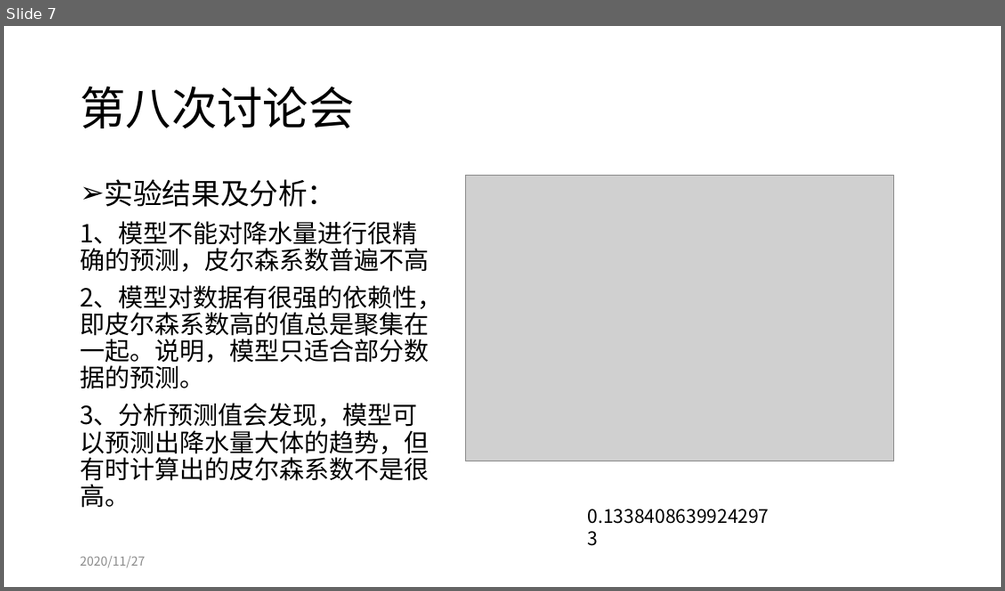
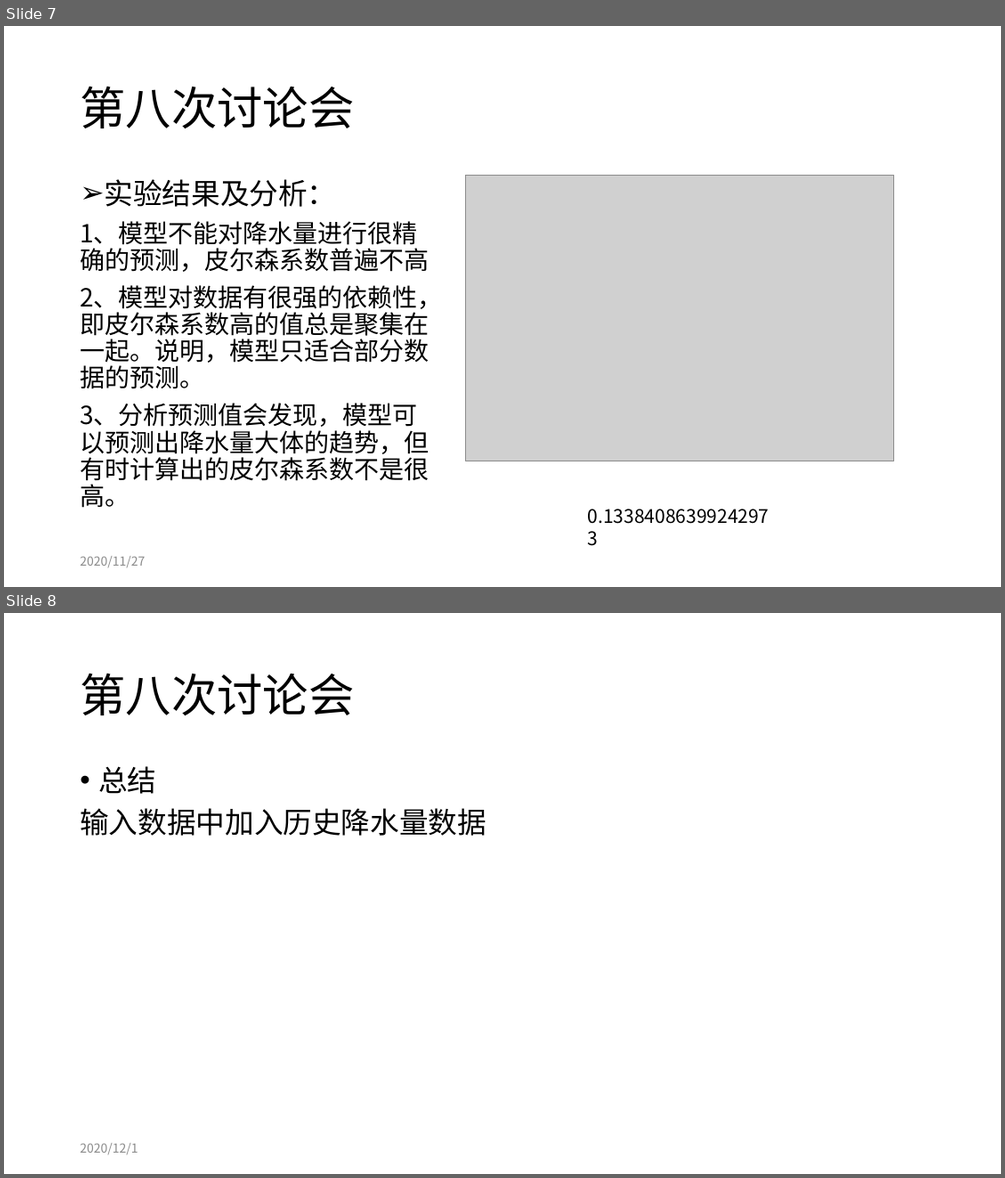
Before and after one commit to tureful/tureful.github.io, a slide deck: workshop_summary.pptx. Shown one above the other, each under a label of ours: slide 7 before the commit, slides 7 and 8 after it. The pictures are 1005x591 and 1005x1178 pixels, drawn with LibreOffice and Linux fonts; fonts in the diff are those of the drawing; grey boxes stand for pictures. Boxes give left, top, right and bottom in pixels: in the first picture for what was removed or moved away, otherwise in the second. Text is boxed around its words. In the diff, an @@ line names an element or a change of style, - is before the commit and + after.

```diff
--- a/workshop_summary.pptx
+++ b/workshop_summary.pptx
@@ slide 8 added at [4,613,1001,1174], background #FFFFFF @@
@@ title added at [80,673,354,715], 44 pt, text #000000 @@
+第八次讨论会
@@ text added at [80,766,486,835], 28 pt, text #000000 @@
+• 总结
+输入数据中加入历史降水量数据
@@ text added at [80,1143,138,1154], 12 pt, text #8C8C8C @@
+2020/12/1
```
Also in this commit, not shown: 4 other slides added, 5 other files.
